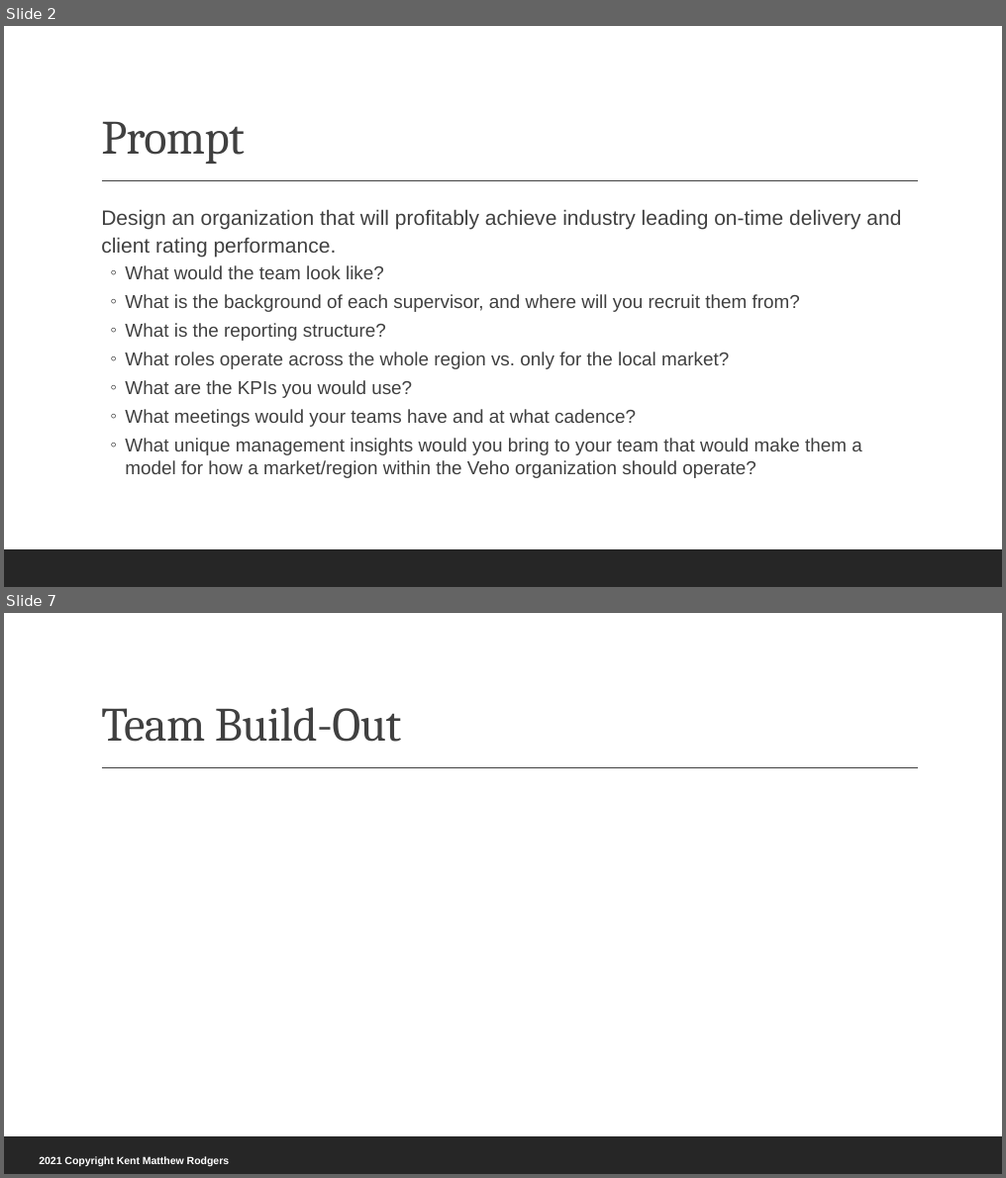
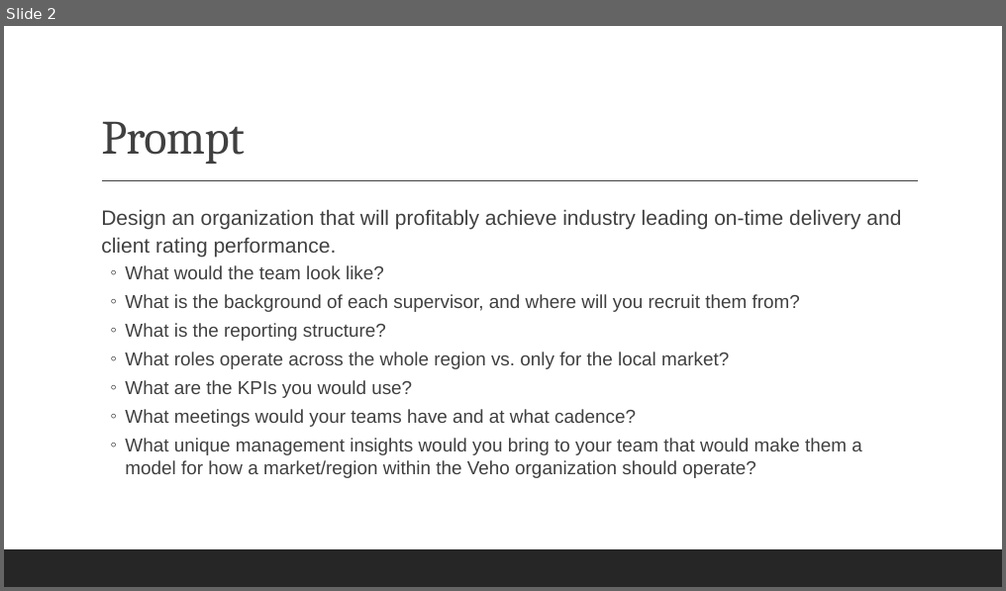
Before and after one commit to rodgerskent/package-delivery, a slide deck: 210112_PackageDelivery_Presentation.pptx. Shown one above the other, each under a label of ours: slides 2 and 7 before the commit, slide 2 after it; the slides between them are not shown. The pictures are 1006x1178 and 1006x591 pixels, drawn with LibreOffice and Linux fonts; fonts in the diff are those of the drawing. Boxes give left, top, right and bottom in pixels: in the first picture for what was removed or moved away, otherwise in the second. Text is boxed around its words. In the diff, an @@ line names an element or a change of style, - is before the commit and + after.

```diff
--- a/210112_PackageDelivery_Presentation.pptx
+++ b/210112_PackageDelivery_Presentation.pptx
@@ slide 7 removed at [4, 613, 1002, 1174], background #FFFFFF; not listed: 2 template elements that a slide beside it also shows @@
@@ title removed at [101, 707, 401, 742] @@
-Team Build-Out
@@ text removed at [39, 1157, 229, 1166] @@
-2021 Copyright Kent Matthew Rodgers
```
Also in this commit, not shown: 5 slides changed, 2 slides added, 2 other files.
